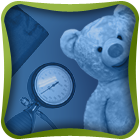
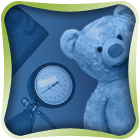
Before/after of a 140x140 layered artwork. What changed in the layer stack:
pixels changed over (x1=0, y1=1, x2=140, y2=139) (layer not identified)
